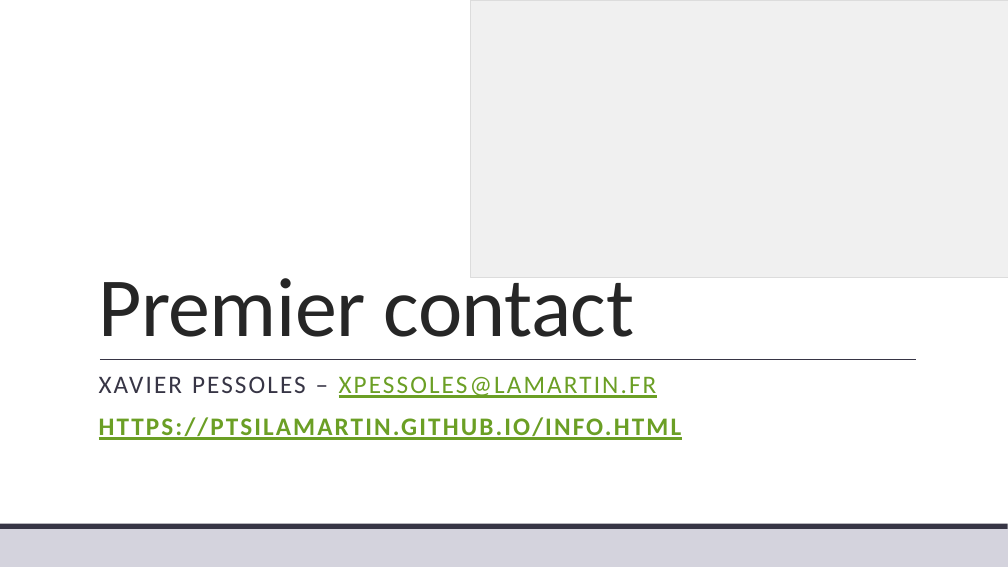
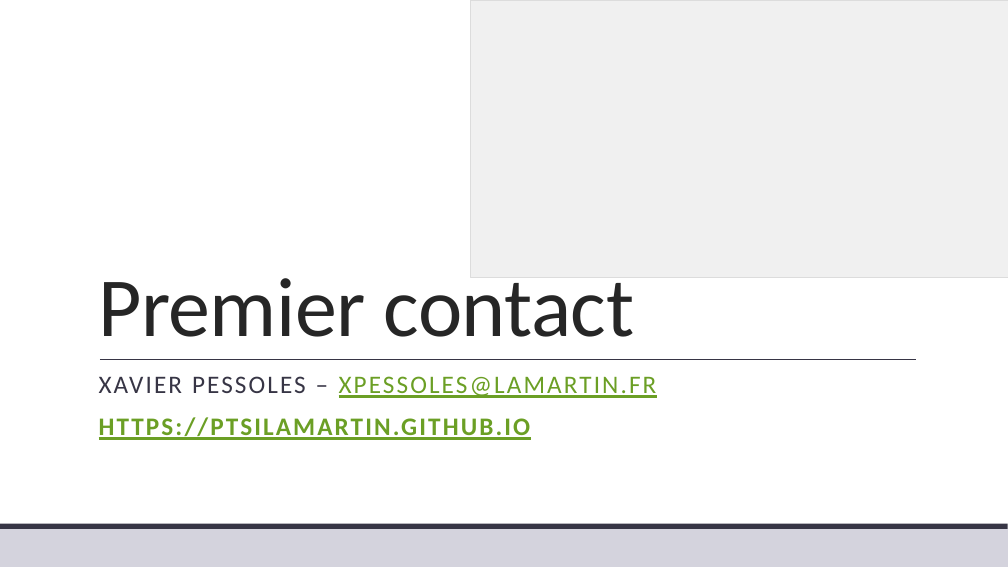
Before and after one commit to xpessoles/Informatique, a slide deck: slide 1 of Cours/00_PriseEnMain/00_Prise_En_Main.pptx. Drawn at 1008x567 pixels with LibreOffice and Linux fonts; fonts in the diff are those of the drawing; grey boxes stand for pictures. Boxes give left, top, right and bottom in pixels: in the first picture for what was removed or moved away, otherwise in the second. Text is boxed around its words. In the diff, an @@ line names an element or a change of style, - is before the commit and + after.

```diff
--- a/Cours/00_PriseEnMain/00_Prise_En_Main.pptx
+++ b/Cours/00_PriseEnMain/00_Prise_En_Main.pptx
@@ subtitle at [99,417,531,440]: text changed @@
-HTTPS://PTSILAMARTIN.GITHUB.IO/INFO.HTML
+HTTPS://PTSILAMARTIN.GITHUB.IO
```
Also in this commit, not shown: 1 other file.
